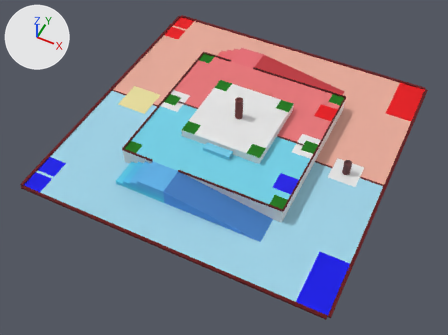
Two versions of the COLLADA model model/robocon_ground/meshes/venue.dae, one commit apart.
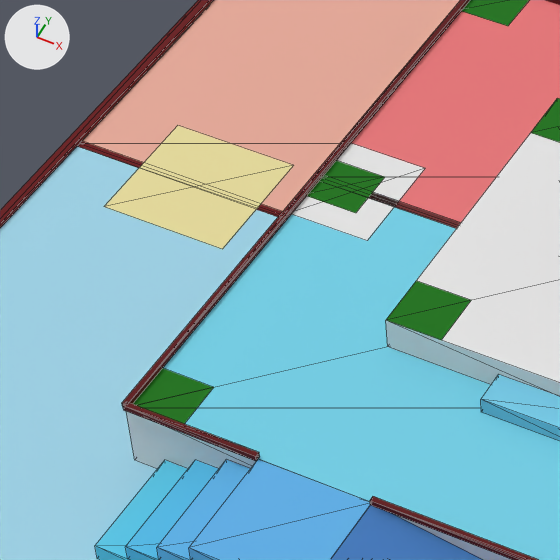
Each version is shown whole from a 50 mm camera at (6.74, -14.66, 16.21) aimed at (0.12, -1.41, -0.35), then close up on the part from 21% to 49% of the width and 17% to 55% of the height. Lighting does not change. The marker at upper left points along +X, +Y and +Z. The older version's two pictures come first. The close-ups show mesh edges as thin lines.
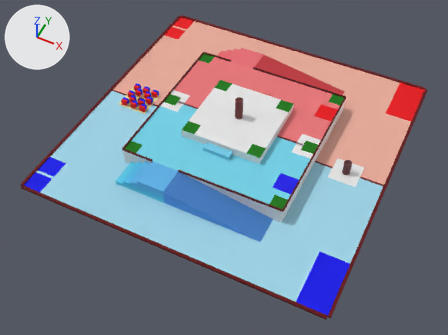
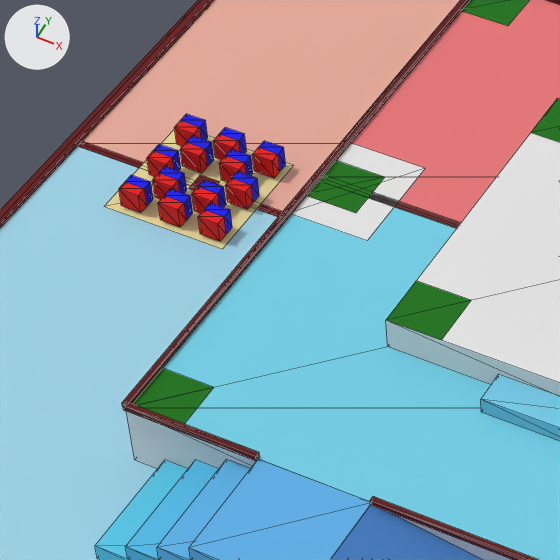
What differs and where, as boxes (x1, y1, x2, y2) in the close-ups (560 x 560 px):
'Cube.020', added (red): after (198, 210, 226, 241)
'Cube.033', added (red): after (158, 196, 186, 227)
'Cube.023', added (red): after (225, 178, 253, 209)
'Cube.043', added (red): after (119, 182, 147, 213)
'Cube.025', added (red): after (252, 147, 280, 178)
'Cube.035', added (red): after (180, 142, 208, 173)
'Cube.029', added (red): after (192, 187, 219, 213)
'Cube.027', added (red): after (219, 156, 246, 182)
'Cube.037', added (red): after (152, 173, 180, 199)
'Cube.041', added (red): after (147, 151, 174, 177)
'Cube.031', added (red): after (213, 134, 240, 160)
'Cube.039', added (red): after (174, 121, 201, 146)
'Cube.032', added: after (164, 189, 193, 220)
'Cube.021', added: after (204, 203, 232, 234)
'Cube.042', added: after (125, 175, 153, 206)
'Cube.022', added: after (232, 171, 259, 202)
'Cube.028', added: after (198, 180, 226, 207)
'Cube.034', added: after (187, 136, 214, 166)
'Cube.036', added: after (159, 166, 187, 193)
'Cube.024', added: after (259, 141, 286, 171)
'Cube.040', added: after (153, 144, 181, 171)
'Cube.026', added: after (226, 149, 253, 176)
'Cube.030', added: after (219, 127, 247, 154)
'Cube.038', added: after (180, 114, 208, 140)
'Plane.015', added: after (188, 175, 219, 191)
'Public_Zone1', unchanged, covered by the edit: before (104, 125, 294, 249); after (104, 129, 294, 249)

The change, as a list of edits to the scene's bpy script:
```text
Add me_plane_015:
    me_plane_015.from_pydata([(-4.1, 0.1, 0.03), (-4.3, 0.1, 0.03), (-4.1, -0.1, 0.03), (-4.3, -0.1, 0.03)], [], [(0, 1, 3), (0, 3, 2)])
    me_plane_015.materials.append(mat_material_033)  # dark red #660305
Add ob_plane_015:
    ob_plane_015 = bpy.data.objects.new('Plane.015', me_plane_015)
    ob_plane_015.location = (0.0, 0.0, 0.0)
Add ob_cube_043:
    ob_cube_043 = bpy.data.objects.new('Cube.043', me_cube_043)  # a box spanning x -4.7..-4.5, y -0.55..-0.45, z 0.03..0.23; in mat_material_035 (red #e70600)
    ob_cube_043.location = (0.0, 0.0, 0.0)
Add ob_cube_042:
    ob_cube_042 = bpy.data.objects.new('Cube.042', me_cube_042)  # a box spanning x -4.7..-4.5, y -0.45..-0.35, z 0.03..0.23; in mat_material_036 (blue #0005e7)
    ob_cube_042.location = (0.0, 0.0, 0.0)
Add ob_cube_041:
    ob_cube_041 = bpy.data.objects.new('Cube.041', me_cube_041)  # a box spanning x -4.7..-4.5, y -0.1..0.0, z 0.03..0.23; in mat_material_035 (red #e70600)
    ob_cube_041.location = (0.0, 0.0, 0.0)
Add ob_cube_040:
    ob_cube_040 = bpy.data.objects.new('Cube.040', me_cube_040)  # a box spanning x -4.7..-4.5, y 0.0..0.1, z 0.03..0.23; in mat_material_036 (blue #0005e7)
    ob_cube_040.location = (0.0, 0.0, 0.0)
Add ob_cube_039:
    ob_cube_039 = bpy.data.objects.new('Cube.039', me_cube_039)  # a box spanning x -4.7..-4.5, y 0.35..0.45, z 0.03..0.23; in mat_material_035 (red #e70600)
    ob_cube_039.location = (0.0, 0.0, 0.0)
Add ob_cube_038:
    ob_cube_038 = bpy.data.objects.new('Cube.038', me_cube_038)  # a box spanning x -4.7..-4.5, y 0.45..0.55, z 0.03..0.23; in mat_material_036 (blue #0005e7)
    ob_cube_038.location = (0.0, 0.0, 0.0)
Add ob_cube_037:
    ob_cube_037 = bpy.data.objects.new('Cube.037', me_cube_037)  # a box spanning x -4.5..-4.3, y -0.325..-0.225, z 0.03..0.23; in mat_material_035 (red #e70600)
    ob_cube_037.location = (0.0, 0.0, 0.0)
Add ob_cube_036:
    ob_cube_036 = bpy.data.objects.new('Cube.036', me_cube_036)  # a box spanning x -4.5..-4.3, y -0.225..-0.125, z 0.03..0.23; in mat_material_036 (blue #0005e7)
    ob_cube_036.location = (0.0, 0.0, 0.0)
Add ob_cube_035:
    ob_cube_035 = bpy.data.objects.new('Cube.035', me_cube_035)  # a box spanning x -4.5..-4.3, y 0.125..0.225, z 0.03..0.23; in mat_material_035 (red #e70600)
    ob_cube_035.location = (0.0, 0.0, 0.0)
Add ob_cube_034:
    ob_cube_034 = bpy.data.objects.new('Cube.034', me_cube_034)  # a box spanning x -4.5..-4.3, y 0.225..0.325, z 0.03..0.23; in mat_material_036 (blue #0005e7)
    ob_cube_034.location = (0.0, 0.0, 0.0)
Add ob_cube_033:
    ob_cube_033 = bpy.data.objects.new('Cube.033', me_cube_033)  # a box spanning x -4.3..-4.1, y -0.55..-0.45, z 0.03..0.23; in mat_material_035 (red #e70600)
    ob_cube_033.location = (0.0, 0.0, 0.0)
Add ob_cube_032:
    ob_cube_032 = bpy.data.objects.new('Cube.032', me_cube_032)  # a box spanning x -4.3..-4.1, y -0.45..-0.35, z 0.03..0.23; in mat_material_036 (blue #0005e7)
    ob_cube_032.location = (0.0, 0.0, 0.0)
Add ob_cube_031:
    ob_cube_031 = bpy.data.objects.new('Cube.031', me_cube_031)  # a box spanning x -4.3..-4.1, y 0.35..0.45, z 0.03..0.23; in mat_material_035 (red #e70600)
    ob_cube_031.location = (0.0, 0.0, 0.0)
Add ob_cube_030:
    ob_cube_030 = bpy.data.objects.new('Cube.030', me_cube_030)  # a box spanning x -4.3..-4.1, y 0.45..0.55, z 0.03..0.23; in mat_material_036 (blue #0005e7)
    ob_cube_030.location = (0.0, 0.0, 0.0)
Add ob_cube_029:
    ob_cube_029 = bpy.data.objects.new('Cube.029', me_cube_029)  # a box spanning x -4.1..-3.9, y -0.325..-0.225, z 0.03..0.23; in mat_material_035 (red #e70600)
    ob_cube_029.location = (0.0, 0.0, 0.0)
Add ob_cube_028:
    ob_cube_028 = bpy.data.objects.new('Cube.028', me_cube_028)  # a box spanning x -4.1..-3.9, y -0.225..-0.125, z 0.03..0.23; in mat_material_036 (blue #0005e7)
    ob_cube_028.location = (0.0, 0.0, 0.0)
Add ob_cube_027:
    ob_cube_027 = bpy.data.objects.new('Cube.027', me_cube_027)  # a box spanning x -4.1..-3.9, y 0.125..0.225, z 0.03..0.23; in mat_material_035 (red #e70600)
    ob_cube_027.location = (0.0, 0.0, 0.0)
Add ob_cube_026:
    ob_cube_026 = bpy.data.objects.new('Cube.026', me_cube_026)  # a box spanning x -4.1..-3.9, y 0.225..0.325, z 0.03..0.23; in mat_material_036 (blue #0005e7)
    ob_cube_026.location = (0.0, 0.0, 0.0)
Add ob_cube_025:
    ob_cube_025 = bpy.data.objects.new('Cube.025', me_cube_025)  # a box spanning x -3.9..-3.7, y 0.35..0.45, z 0.03..0.23; in mat_material_035 (red #e70600)
    ob_cube_025.location = (0.0, 0.0, 0.0)
Add ob_cube_024:
    ob_cube_024 = bpy.data.objects.new('Cube.024', me_cube_024)  # a box spanning x -3.9..-3.7, y 0.45..0.55, z 0.03..0.23; in mat_material_036 (blue #0005e7)
    ob_cube_024.location = (0.0, 0.0, 0.0)
Add ob_cube_023:
    ob_cube_023 = bpy.data.objects.new('Cube.023', me_cube_023)  # a box spanning x -3.9..-3.7, y -0.1..0.0, z 0.03..0.23; in mat_material_035 (red #e70600)
    ob_cube_023.location = (0.0, 0.0, 0.0)
Add ob_cube_022:
    ob_cube_022 = bpy.data.objects.new('Cube.022', me_cube_022)  # a box spanning x -3.9..-3.7, y 0.0..0.1, z 0.03..0.23; in mat_material_036 (blue #0005e7)
    ob_cube_022.location = (0.0, 0.0, 0.0)
Add ob_cube_021:
    ob_cube_021 = bpy.data.objects.new('Cube.021', me_cube_021)  # a box spanning x -3.9..-3.7, y -0.45..-0.35, z 0.03..0.23; in mat_material_036 (blue #0005e7)
    ob_cube_021.location = (0.0, 0.0, 0.0)
Add ob_cube_020:
    ob_cube_020 = bpy.data.objects.new('Cube.020', me_cube_020)  # a box spanning x -3.9..-3.7, y -0.55..-0.45, z 0.03..0.23; in mat_material_035 (red #e70600)
    ob_cube_020.location = (0.0, 0.0, 0.0)
```
